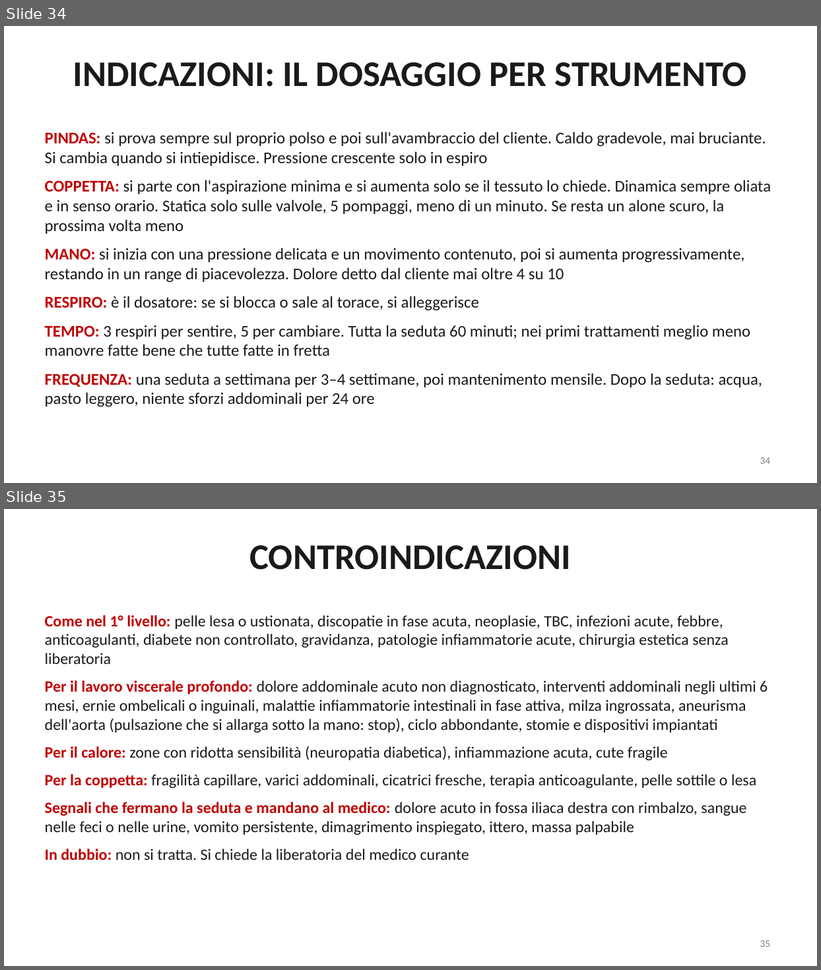
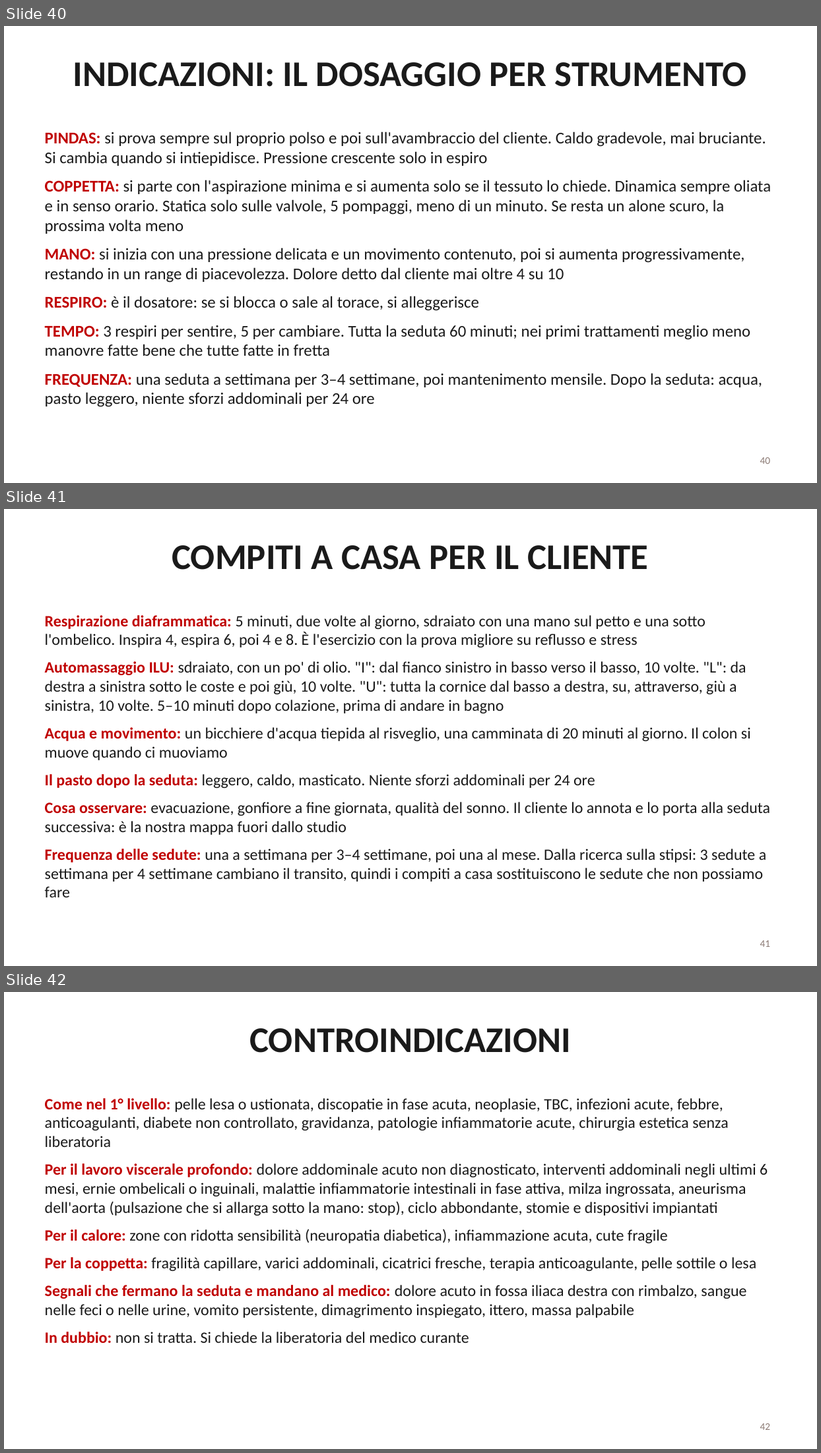
Before and after one commit to davidemcb/kinesiologia-studio, a slide deck: formazione/dispense/viscerale-2-livello.pptx. Shown one above the other, each under a label of ours: slides 34 and 35 before the commit, slides 40, 41 and 42 after it. The pictures are 821x970 and 821x1453 pixels, drawn with LibreOffice and Linux fonts; fonts in the diff are those of the drawing. Boxes give left, top, right and bottom in pixels: in the first picture for what was removed or moved away, otherwise in the second. Text is boxed around its words. In the diff, an @@ line names an element or a change of style, - is before the commit and + after.

```diff
--- a/formazione/dispense/viscerale-2-livello.pptx
+++ b/formazione/dispense/viscerale-2-livello.pptx
@@ slide 41 added at box(4, 509, 817, 966), background #FFFFFF @@
@@ title added at box(172, 545, 648, 570), 32 pt, text #1A1A1A, bold @@
+COMPITI A CASA PER IL CLIENTE
@@ text added at box(45, 615, 770, 898), 14 pt, text #1A1A1A @@
+• Respirazione diaframmatica: 5 minuti, due volte al giorno, sdraiato con una mano sul petto e una sotto l'ombelico. Inspira 4, espira 6, poi 4 e 8. È l'esercizio con la prova migliore su reflusso e stress
+• Automassaggio ILU: sdraiato, con un po' di olio. "I": dal fianco sinistro in basso verso il basso, 10 volte. "L": da destra a sinistra sotto le coste e poi giù, 10 volte. "U": tutta la cornice dal basso a destra, su, attraverso, giù a sinistra, 10 volte. 5–10 minuti dopo colazione, prima di andare in bagno
+• Acqua e movimento: un bicchiere d'acqua tiepida al risveglio, una camminata di 20 minuti al giorno. Il colon si muove quando ci muoviamo
+• Il pasto dopo la seduta: leggero, caldo, masticato. Niente sforzi addominali per 24 ore
+• Cosa osservare: evacuazione, gonfiore a fine giornata, qualità del sonno. Il cliente lo annota e lo porta alla seduta successiva: è la nostra mappa fuori dallo studio
+• Frequenza delle sedute: una a settimana per 3–4 settimane, poi una al mese. Dalla ricerca sulla stipsi: 3 sedute a settimana per 4 settimane cambiano il transito, quindi i compiti a casa sostituiscono le sedute che non possiamo fare
@@ page number added at box(760, 941, 771, 947), 9 pt, text #8C7B75 @@
+41
@@ what was slide 34 is now slide 40 @@
@@ page number at box(760, 458, 771, 464): text changed @@
-34
+40
@@ what was slide 35 is now slide 42 @@
@@ page number at box(760, 1424, 771, 1430): text changed @@
-35
+42
```
Also in this commit, not shown: 4 slides changed, 6 other slides added, 1 other file.
